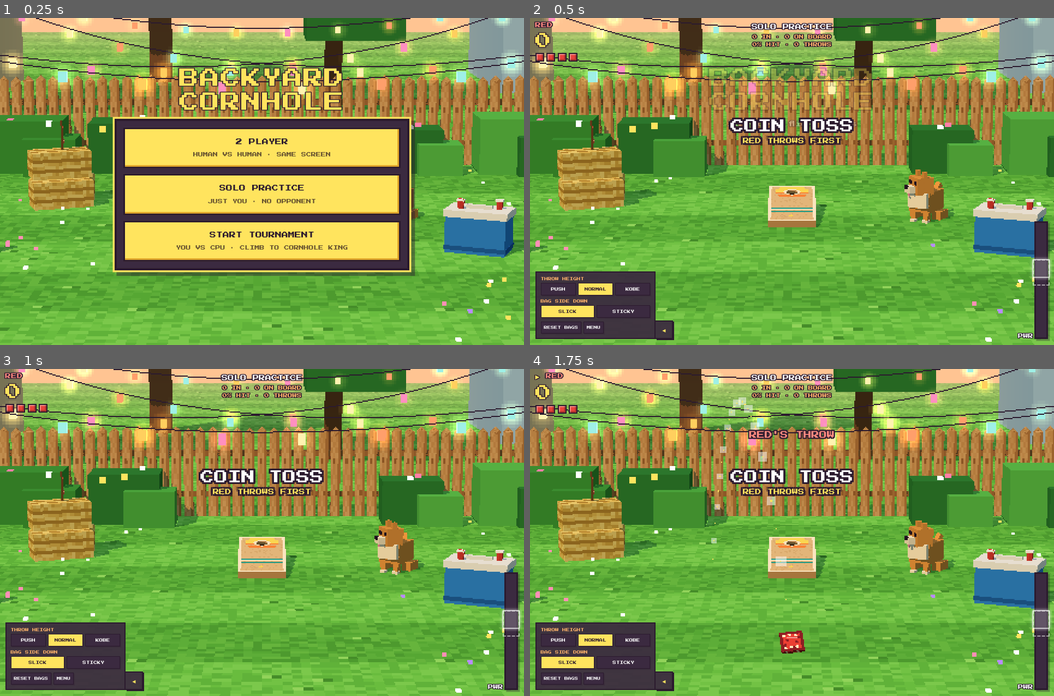
Above: before the commit, frames 1-4 (two rows, left to right).
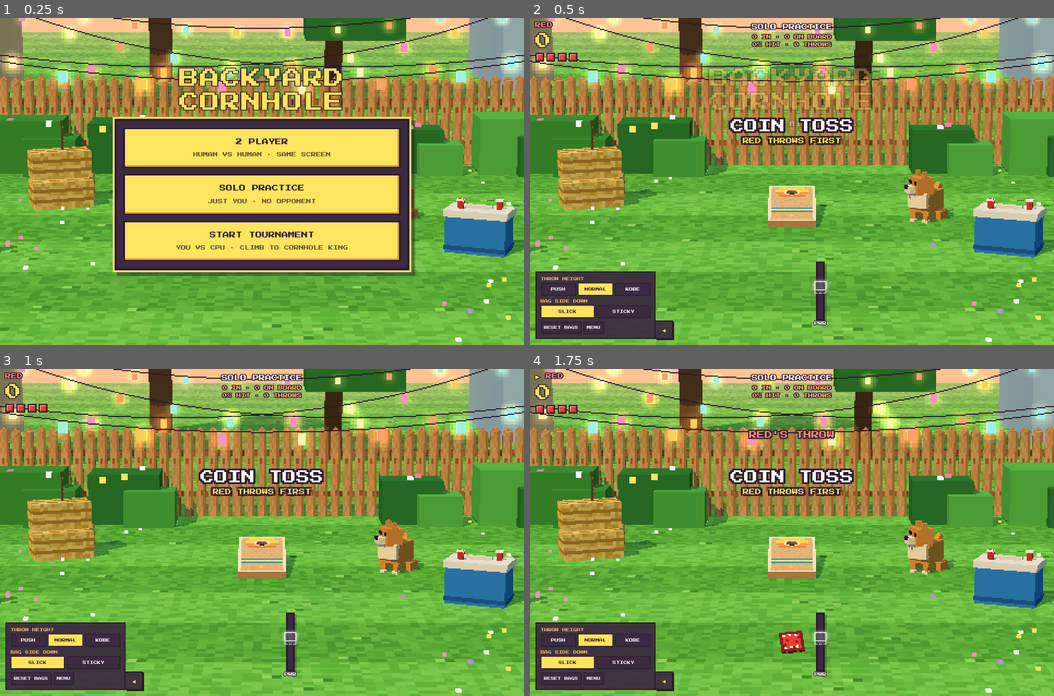
Above: after the commit, the same moments.

Repository: Ashe-Oro/backyard-games
Game: browser game, page index.html
The game is run twice, just before and just after one commit, with the same random seed, the same clock (stepped at 60 frames per second) and the same inputs.
Inputs (mouse positions are in pixels of both pictures, inside the frame that each line leads up to):
- Up to frame 1 (0.25 s): no input
- Up to frame 2 (0.5 s): click "SOLO PRACTICE JUST YOU · NO O…" at 0.27 s
- Up to frame 3 (1 s): click "NORMAL" at 0.52 s
- Up to frame 4 (1.75 s): move the mouse to (792, 565) at 1.07 s; tap Space at 1.1, 1.6 s; move the mouse to (687, 499) at 1.67 s

Frame 1 is identical in both runs. In frame 2, 1.6% of the frame differs, in the area x 53-100%, y 62-99%; in frame 3, 1.6%; in frame 4, 2.1%, in the area x 34-100%, y 8-99%.

Commit message:
Remove aim guide and place power meter beside the bag

Diff:
--- a/index.html
+++ b/index.html
@@ -48,12 +48,12 @@
 #inn{font-size:1em}#goal{font-size:.75em;margin-top:.7em;color:#ffb36b}
 #turn{position:absolute;left:0;right:0;top:19%;text-align:center;font-size:1.25em;color:#fff;transition:opacity .3s}
 #turn.red{color:#ff8a80}#turn.blue{color:#9db8ff}
-#meter{position:absolute;right:1.8vmin;bottom:1.8vmin;width:2.2em;height:36%;border:.3em solid #2b1a2e;background:#3b2a40;box-shadow:.3em .3em 0 rgba(43,26,46,.35)}
+#meter{position:absolute;left:50%;top:80%;transform:translateY(-50%);width:clamp(16px,1.8vmin,22px);height:clamp(80px,18vh,160px);border:.3em solid #2b1a2e;background:#3b2a40;box-shadow:.3em .3em 0 rgba(43,26,46,.35)}
 #fill{position:absolute;left:0;right:0;bottom:0;height:0;background:repeating-linear-gradient(0deg,#ffb340 0 .5em,#ff8a3d .5em 1em)}
 #sweet,#onb{position:absolute;left:-.55em;right:-.55em;height:6%}
 #onb{border:.2em dashed rgba(255,255,255,.55)}
 #sweet{border:0}
-.mlbl{position:absolute;bottom:-.2em;right:calc(100% + .6em);font-size:.8em;white-space:nowrap}
+.mlbl{position:absolute;top:calc(100% + .7em);left:50%;transform:translateX(-50%);font-size:.65em;white-space:nowrap}
 #msg{position:absolute;left:0;right:0;top:31%;text-align:center;font-size:2.2em;color:#fff;opacity:0;transform:scale(.6);transition:opacity .25s,transform .25s cubic-bezier(.3,1.8,.5,1)}
 #msg.on{opacity:1;transform:scale(1)}
 #msg small{display:block;font-size:.45em;margin-top:.8em;color:#ffe45e}
@@ -206,6 +206,7 @@
 const CAM_LOOK = new THREE.Vector3(0, 0.5, -8.7);
 camera.position.copy(CAM_POS); camera.lookAt(CAM_LOOK);
 camera.userData.look = CAM_LOOK.clone();
+let meterLayoutDirty = true;
 
 function resize() {
   const w = wrap.clientWidth, h = wrap.clientHeight;
@@ -218,6 +219,7 @@
   camera.lookAt(CAM_LOOK);
   camera.fov = 14 + 8 * portrait;
   camera.updateProjectionMatrix();
+  meterLayoutDirty = true;
 }
 addEventListener('resize', resize); resize();
 
@@ -679,12 +681,14 @@
   held.position.set(releaseX(thrower()), REL_Y, REL_Z);
   held.rotation.set(.7, -yaw, 0);
 }
-const trajectory=[];
-for(let i=0;i<48;i++){const d=new THREE.Mesh(new THREE.BoxGeometry(.035,.035,.035),basic('#ffe45e'));scene.add(d);trajectory.push(d);}
-const aimDots = [];
-{
-  const dm = basic({ color: '#ffffff', transparent: true, opacity: 0.75 });
-  for (let i = 0; i < 14; i++) { const d = new THREE.Mesh(new THREE.PlaneGeometry(0.07, 0.07), dm); d.rotation.x = -Math.PI / 2; scene.add(d); aimDots.push(d); }
+const meterAnchor = new THREE.Vector3();
+function positionPowerMeter() {
+  const meter = document.getElementById('meter'), w = wrap.clientWidth, h = wrap.clientHeight;
+  // Keep the bar beside the real release point, including after screen rotation.
+  meterAnchor.set(RX[0] + BAG * .75, REL_Y, REL_Z).project(camera);
+  meter.style.left = `${clamp((meterAnchor.x+1)*w/2 + 12, 12, w-meter.offsetWidth-12)}px`;
+  meter.style.top = `${clamp((1-meterAnchor.y)*h/2, meter.offsetHeight/2+8, h-meter.offsetHeight/2-22)}px`;
+  meterLayoutDirty = false;
 }
 const confetti = [];
 {
@@ -770,6 +774,7 @@
   updateBagDrawer();
 };
 function renderHud() {
+  meterLayoutDirty = true;
   // Keep human height in sync even during the incoming thrower's wait phase.
   if (isHuman(thrower())) M.arc = M.heights[thrower()];
   updateBagDrawer();
@@ -1234,23 +1239,13 @@
     if (b.state === 'slide') b.spin *= Math.pow(0.1, dt);
   }
   updateFlightTrail(dt);
-  // The held bag stays centered below the board; aim indicators follow the thrower.
+  // The held bag and nearby power meter share the real release position.
   const t = thrower(), rx = releaseX(t);
   const showHeld = M.phase === 'aim' || M.phase === 'cpu';
   const yaw = baseYaw(rx) + M.aim;
   held.visible = showHeld;
   if (showHeld) positionHeldBag(yaw);
-  // One calm-air sweet-spot reference throw, independent of touch and meter speed.
-  const preview=newBody(t);launch(preview,rx,WIN[t+M.side[t]+M.arc].mid,M.aim,0,M.arc,M.spin);
-  aimDots.forEach((d, i) => {
-    const seconds=i*.09;
-    d.position.copy(preview.p).addScaledVector(preview.v,seconds);
-    d.position.y-=.5*G*seconds*seconds;
-    d.quaternion.copy(camera.quaternion);
-    d.visible=showHeld && isHuman(t) && d.position.y>.03;
-    d.material.opacity=.5;
-  });
-  trajectory.forEach((d,i)=>{const seconds=i*.045;d.position.copy(preview.p).addScaledVector(preview.v,seconds);d.position.y-=.5*G*seconds*seconds;d.position.x+=M.spin*.05*seconds*seconds;d.scale.setScalar(camera.position.distanceTo(d.position)*.025);d.visible=showHeld && isHuman(t) && d.position.y>.03 && d.position.z>BOARD_Z-1.4;});
+  if (meterLayoutDirty) positionPowerMeter();
   for (const c of clouds) { c.position.x += dt * 0.35; if (c.position.x > 50) c.position.x = -50; }
   for (const bl of bulbs) bl.gl.material.opacity = 0.5 + 0.25 * Math.sin(time * 2 + bl.ph);
   dog.tail.rotation.y = Math.sin(time * (M.phase === 'flying' ? 18 : 7)) * 0.6;
--- a/tests/framing_check.cjs
+++ b/tests/framing_check.cjs
@@ -30,10 +30,12 @@
         const body = newBody(thrower());
         launch(body,releaseX(thrower()),.55,M.aim,0);
         bagGeo.computeBoundingBox();
+        const rect = document.getElementById('meter').getBoundingClientRect();
         return {bag:bounds(held),board:bounds(target.outer),visible:held.visible,
           camera:[...camera.position.toArray(),...camera.quaternion.toArray(),camera.fov],
           origin:body.p.toArray(),velocity:body.v.toArray(),heldPosition:held.position.toArray(),
-          previewPosition:trajectory[0].position.toArray(),heldScale:held.scale.toArray(),
+          meter:{left:rect.left/innerWidth,right:rect.right/innerWidth,top:rect.top/innerHeight,bottom:rect.bottom/innerHeight},
+          heldScale:held.scale.toArray(),
           bagDimensions:bagGeo.boundingBox.getSize(new THREE.Vector3()).toArray()};
       };
       window.__releaseContinuity = () => {
@@ -72,7 +74,12 @@
           assert(Math.abs(center - boardCenter) < .02, 'Held bag must align with the board for both teams');
           assert.deepEqual(view.origin,[0,1.3,-.45]);
           assert.deepEqual(view.heldPosition,view.origin,'Held bag must occupy the real release position');
-          assert.deepEqual(view.previewPosition,view.origin,'Trajectory must start at the held bag');
+          assert(view.meter.left>view.bag.right,'Power bar must sit beside the bag without covering it');
+          assert((view.meter.left-view.bag.right)*width<60,'Power bar must remain close to the bag');
+          assert(view.meter.top>view.board.bottom,'Power bar must not cover the target');
+          assert(view.meter.bottom<.98 && view.meter.right<.98,'Power bar must stay inside the viewport');
+          assert(Math.abs((view.meter.top+view.meter.bottom)/2-(view.bag.top+view.bag.bottom)/2)<.05,
+            'Power bar must align vertically with the bag: '+JSON.stringify({width,height,view}));
           assert.deepEqual(view.heldScale,[1,1,1],'Held bag must use physical scale');
           assert(Math.abs(view.bagDimensions[0]-.1524)<1e-6 && Math.abs(view.bagDimensions[2]-.1524)<1e-6,
             'Rendered bags must match the six-inch physical dimensions');
